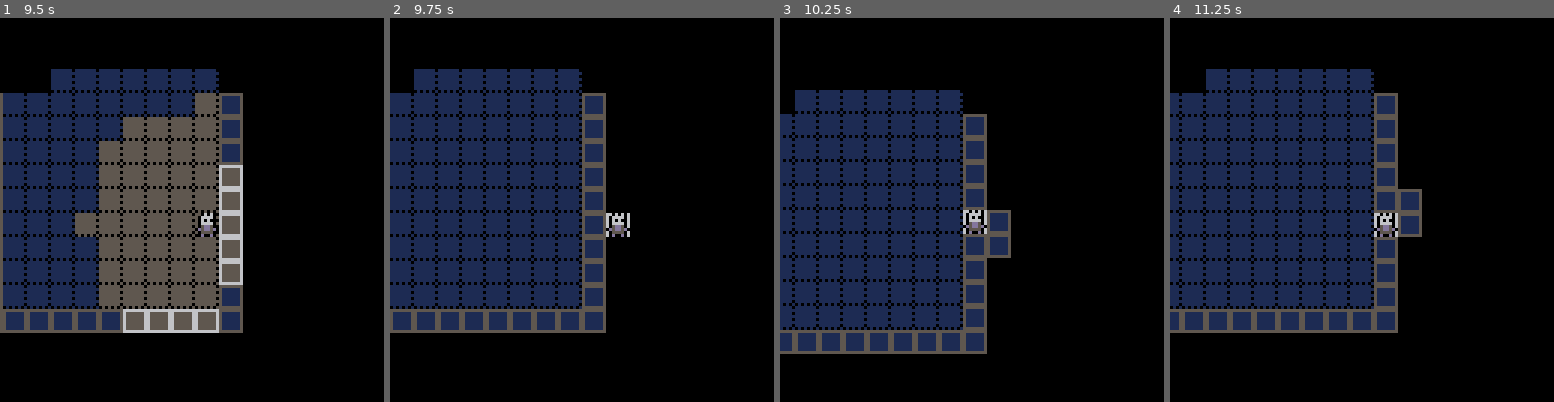
Above: before the commit, frames 1-4 (left to right).
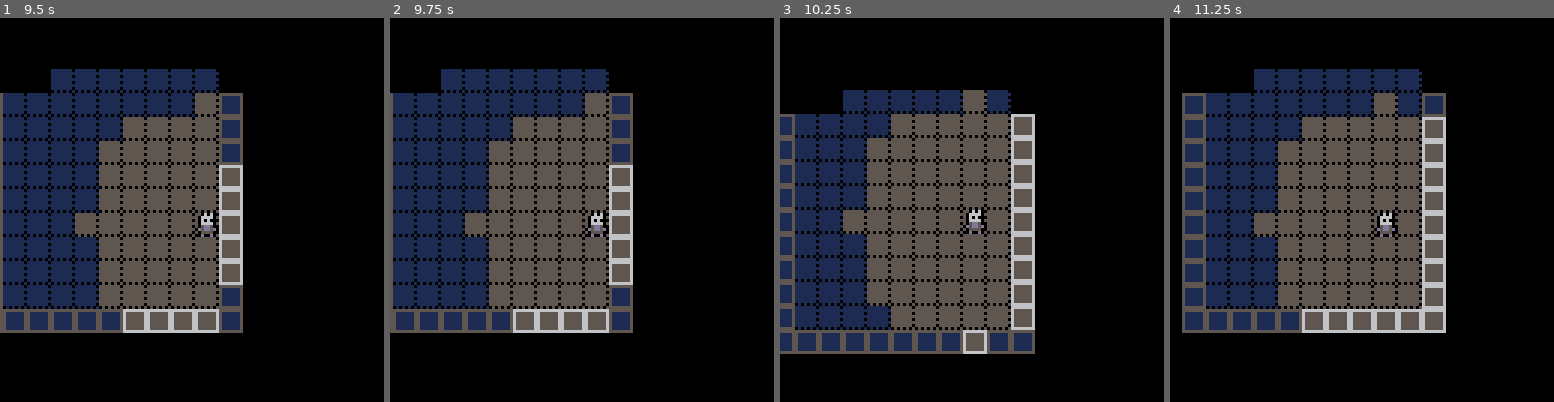
Above: after the commit, the same moments.

Repository: bancliffe/lostest
Game: PICO-8 cartridge lostest.p8
Two runs of this game, one before a commit and one after it. Both use one fixed random seed, a clock stepped at 60 frames per second and the inputs below.
Inputs:
- Up to frame 1 (9.5 s): tap O (Z key) at 0.7, 1.7, 2.1, 2.5, 2.9, 3.3, 3.7, 4.1, 4.5, 4.9, 5.3, 5.7, 6.1, 6.5, 6.9, 7.3, 7.7, 8.1, 8.5, 8.9, 9.3 s; hold Right 1.6-2.1 s; hold Up 2.15-2.42 s; hold Right 2.47-3.03 s; hold Left 3.08-3.58 s; hold Down 3.63-3.97 s; hold Right 4.02-4.68 s; hold Up 4.73-5.03 s; hold Left 5.08-5.68 s; hold Down 5.73-6.03 s; hold Right 6.08-6.58 s; hold Right 6.63-7.13 s; hold Up 7.18-7.45 s; hold Right 7.5-8.07 s; hold Left 8.12-8.62 s; hold Down 8.67-9 s; hold Right from 9.05 s (still down)
- Up to frame 2 (9.75 s): tap O (Z key) at 9.7 s; release Right at 9.72 s
- Up to frame 3 (10.25 s): hold Up 9.77-10.07 s; tap O (Z key) at 10.1 s; hold Left from 10.12 s (still down)
- Up to frame 4 (11.25 s): tap O (Z key) at 10.5, 10.9 s; release Left at 10.72 s; hold Down 10.77-11.07 s; hold Right from 11.12 s (still down)

Frame 1 is identical in both runs. In frame 2, 26% of the frame differs, in the area x 0-64%, y 13-83%; in frame 3, 24%; in frame 4, 26%, in the area x 0-72%, y 13-83%.

Commit message:
Enhance player movement and interaction with objects; update map generation to include doors

Diff:
--- a/lostest.p8
+++ b/lostest.p8
@@ -9,14 +9,14 @@
 #include screens\screen_map.lua
 
 __gfx__
-00000000555555506666666600000000000000000000000000000000000000000000000000000000000000000000000000000000000000000000000000000000
-00000000555555556555555600000000000000000000000000000000000000000000000000000000000000000000000000000000000000000000000000000000
-00700700555555506555555600000000000000000000000000000000000000000000000000000000000000000000000000000000000000000000000000000000
-00077000555555556555555600000000000000000000000000000000000000000000000000000000000000000000000000000000000000000000000000000000
-00077000555555506555555600000000000000000000000000000000000000000000000000000000000000000000000000000000000000000000000000000000
-00700700555555556555555600000000000000000000000000000000000000000000000000000000000000000000000000000000000000000000000000000000
-00000000555555506555555600000000000000000000000000000000000000000000000000000000000000000000000000000000000000000000000000000000
-00000000050505056666666600000000000000000000000000000000000000000000000000000000000000000000000000000000000000000000000000000000
+00000000555555506666666600dddd0000dddd0000dddd00eeeeeeeeeeee0eeeeeee0eeeeeee0eeeeeeeeeee0000000000000000000000000000000000000000
+0000000055555555655555560dddddd00dddddd00dddddd0e000000eeee020eeeee010eeeee050eeeeeeeeee0000000000000000000000000000000000000000
+0070070055555550655555560d6666d00d6666d00deeeed00d5555d0ee02920eee01d10eee05350eee000eee0000000000000000000000000000000000000000
+0007700055555555655555560d6666d00d6666d00deeeed00d7878d0e029a920e01dcd10e053b350e07770ee0000000000000000000000000000000000000000
+0007700055555550655555560d6688d00d66bbd00deeeed00db737d0029a920e01dcd10e053b350ee06860ee0000000000000000000000000000000000000000
+0070070055555555655555560d6666d00d6666d00deeeed006666660e02920eee01d10eee05350eee0ddd0ee0000000000000000000000000000000000000000
+0000000055555550655555560d6666d00d6666d00deeeed005555550ee020eeeee010eeeee050eeeee000eee0000000000000000000000000000000000000000
+0000000005050505666666660d6666d00d6666d00deeeed005555550eee0eeeeeee0eeeeeee0eeeeeeeeeeee0000000000000000000000000000000000000000
 ee06060e000000000000000000000000000000000000000000000000000000000000000000000000000000000000000000000000000000000000000000000000
 e066660e000000000000000000000000000000000000000000000000000000000000000000000000000000000000000000000000000000000000000000000000
 e060600e000000000000000000000000000000000000000000000000000000000000000000000000000000000000000000000000000000000000000000000000
--- a/player.lua
+++ b/player.lua
@@ -5,12 +5,26 @@
     sprite_id=16,
     vision_range=5,
     update=function()
-        if btnp(⬆️) then player.y -= 1 end
-        if btnp(⬇️) then player.y += 1 end
-        if btnp(⬅️) then player.x -= 1 end
-        if btnp(➡️) then player.x += 1 end
-        player.x = mid(0,map_width-1,player.x)
-        player.y = mid(0,map_height-1,player.y)
+        local dx,dy=0,0
+        if btnp(⬆️) then dy -= 1 end
+        if btnp(⬇️) then dy += 1 end
+        if btnp(⬅️) then dx -= 1 end
+        if btnp(➡️) then dx += 1 end
+        -- check for interactable objects before moving
+        local tile = test_map[player.x+dx] and test_map[player.x+dx][player.y+dy]
+        if tile then
+            if tile.object then
+                if tile.object.name=="door" and tile.object.state=="open" then
+                    player.x = mid(0,map_width-1,player.x + dx)
+                    player.y = mid(0,map_height-1,player.y + dy)
+                elseif tile.object.name=="door" and tile.object.state=="closed" then
+                    tile.object.interact(tile)
+                end
+            elseif test_map[player.x+dx] and test_map[player.x+dx][player.y+dy] and test_map[player.x+dx][player.y+dy].walkable then
+                player.x = mid(0,map_width-1,player.x + dx)
+                player.y = mid(0,map_height-1,player.y + dy)
+            end
+        end
     end,
     draw=function()
         spr(player.sprite_id,player.x*8,player.y*8)
@@ -18,3 +32,15 @@
     }
     return player
 end
+
+function generate_object(name,sprite_id,walkable,block_sight)
+    return {
+        name=name or "undefined",
+        sprite_id=sprite_id or 0,
+        walkable=walkable or false,
+        block_sight=block_sight or false,
+        interact=function()
+           -- placeholder for object interaction logic (e.g. opening a door, picking up an item)
+        end
+    }
+end
--- a/screens/screen_map.lua
+++ b/screens/screen_map.lua
@@ -27,10 +27,22 @@
             local tile = test_map[i][j]
             if tile.visible then
                 spr(tile.sprite_id,i*8,j*8)
+                if tile.object then
+                    palt(0,false)
+                    palt(14,true)
+                    spr(tile.object.sprite_id,i*8,j*8)
+                    palt()
+                end
             elseif not tile.visible and tile.explored then
                 pal(5,1)
                 pal(6,5)
                 spr(tile.sprite_id,i*8,j*8)
+                palt(0,false)
+                if tile.object then
+                    palt(14,true)
+                    spr(tile.object.sprite_id,i*8,j*8)
+                    palt()
+                end
                 pal()
             end
         end
--- a/utils.lua
+++ b/utils.lua
@@ -4,8 +4,8 @@
 end
 
 function generate_map(width,height)
-    if not width then width = 128 end
-    if not height then height = 128 end
+    if not width then width = 64 end
+    if not height then height = 64 end
     local map = {}
     for i=0,width-1 do
         map[i] = {}
@@ -99,9 +99,31 @@
         return flr(room.x + room.w/2), flr(room.y + room.h/2)
     end
 
-    -- create corridor between two points (L-shaped)
-    local function create_corridor(x1,y1,x2,y2)
+    -- returns true if (x,y) is inside a room's floor area
+    local function in_room(x,y,room)
+        return x>=room.x and x<room.x+room.w
+           and y>=room.y and y<room.y+room.h
+    end
+
+    -- place a door tile
+    local function place_door(x,y)
+        if x>=0 and x<width and y>=0 and y<height then
+            map[x][y].object = generate_object("door",3,false,true)
+            map[x][y].object.state = "closed"
+            map[x][y].object.interact = function(tile)
+                tile.object.state = "open"
+                tile.object.block_sight = false
+                tile.object.sprite_id = 5
+                tile.walkable = true
+                tile.block_sight = false
+            end
+        end
+    end
+
+    -- create corridor between two points (L-shaped) and place doors at each room exit
+    local function create_corridor(x1,y1,x2,y2,r1,r2)
         if rnd() > 0.5 then
+            -- horizontal leg then vertical leg
             for x=min(x1,x2),max(x1,x2) do
                 if x>=0 and x<width and y1>=0 and y1<height then
                     map[x][y1] = {sprite_id=1, walkable=true, visible=false, explored=false, block_sight=false}
@@ -112,7 +134,18 @@
                     map[x2][y] = {sprite_id=1, walkable=true, visible=false, explored=false, block_sight=false}
                 end
             end
+            -- door1: first tile on horizontal leg that exits room1
+            local sx = x2>=x1 and 1 or -1
+            for x=x1,x2,sx do
+                if not in_room(x,y1,r1) then place_door(x,y1) break end
+            end
+            -- door2: first tile on vertical leg that exits room2 (walking from room2 center toward bend)
+            local sy = y1>=y2 and 1 or -1
+            for y=y2,y1,sy do
+                if not in_room(x2,y,r2) then place_door(x2,y) break end
+            end
         else
+            -- vertical leg then horizontal leg
             for y=min(y1,y2),max(y1,y2) do
                 if x1>=0 and x1<width and y>=0 and y<height then
                     map[x1][y] = {sprite_id=1, walkable=true, visible=false, explored=false, block_sight=false}
@@ -122,6 +155,16 @@
                 if x>=0 and x<width and y2>=0 and y2<height then
                     map[x][y2] = {sprite_id=1, walkable=true, visible=false, explored=false, block_sight=false}
                 end
+            end
+            -- door1: first tile on vertical leg that exits room1
+            local sy = y2>=y1 and 1 or -1
+            for y=y1,y2,sy do
+                if not in_room(x1,y,r1) then place_door(x1,y) break end
+            end
+            -- door2: first tile on horizontal leg that exits room2 (walking from room2 center toward bend)
+            local sx = x1>=x2 and 1 or -1
+            for x=x2,x1,sx do
+                if not in_room(x,y2,r2) then place_door(x,y2) break end
             end
         end
     end
@@ -150,7 +193,7 @@
         if r1 and r2 then
             local x1,y1 = center(r1)
             local x2,y2 = center(r2)
-            create_corridor(x1,y1,x2,y2)
+            create_corridor(x1,y1,x2,y2,r1,r2)
         end
     end
 
@@ -241,10 +284,12 @@
     local pts = bresenham(x0,y0,x1,y1)
     for i=1,#pts do
         local p = pts[i]
+        if p.x == x1 and p.y == y1 then return true end
         local tile = test_map[p.x][p.y]
+        if tile.object then
+            if tile.object.block_sight then return false end
+        end
         if tile and tile.block_sight then
-            -- make sure the walls get marked as visible
-            if p.x == x1 and p.y == y1 then return true end
             return false
         end
     end
